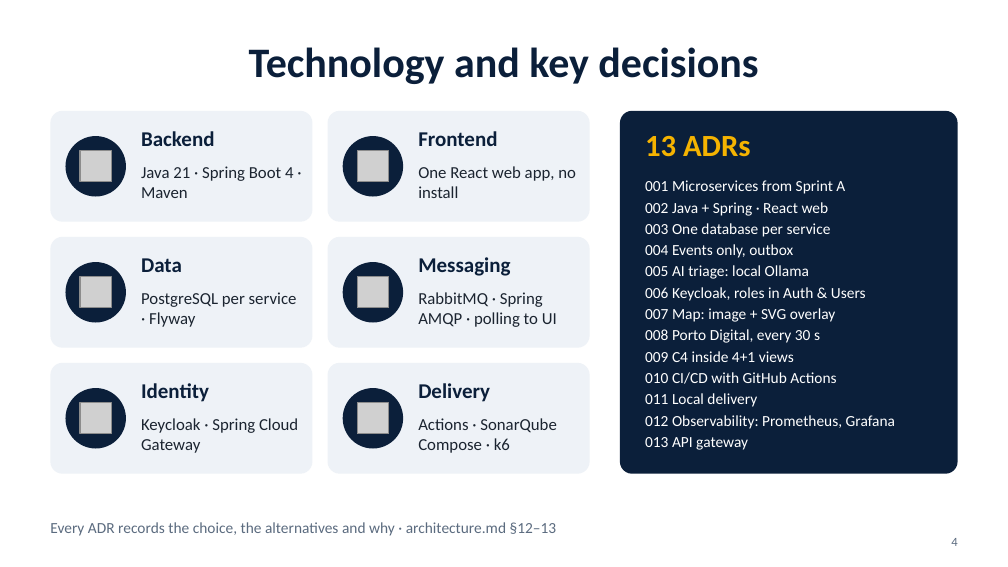
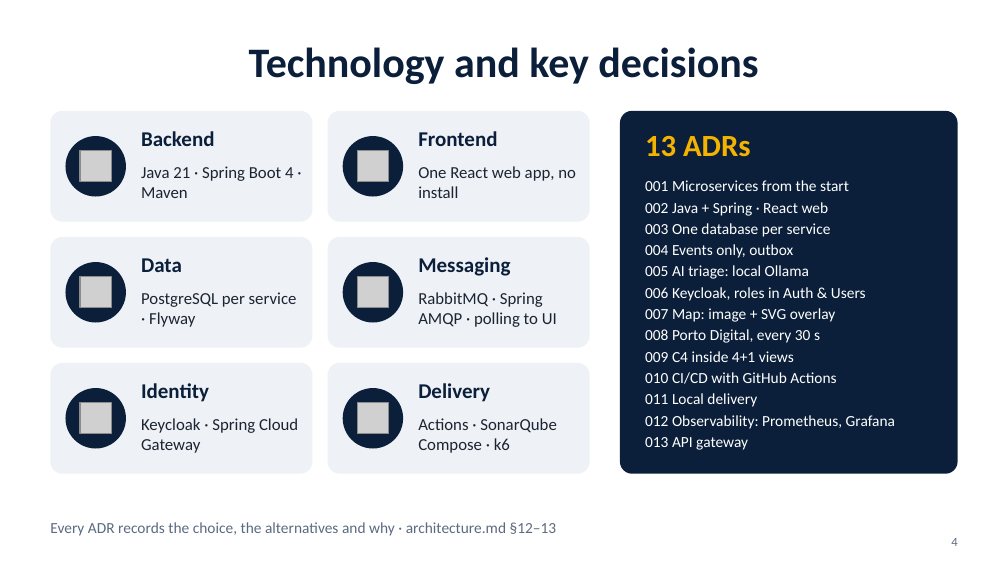
Before and after one commit to tomasoliveira21/LABDSOF, a slide deck: slide 4 of Docs/Presentation/Farol_Sprint_A_PL_Presentation.pptx. Drawn at 1008x567 pixels with LibreOffice and Linux fonts; fonts in the diff are those of the drawing; grey boxes stand for pictures. Boxes give left, top, right and bottom in pixels: in the first picture for what was removed or moved away, otherwise in the second. Text is boxed around its words. In the diff, an @@ line names an element or a change of style, - is before the commit and + after.

```diff
--- a/Docs/Presentation/Farol_Sprint_A_PL_Presentation.pptx
+++ b/Docs/Presentation/Farol_Sprint_A_PL_Presentation.pptx
@@ text at [645, 180, 849, 191]: text changed @@
-001 Microservices from Sprint A
+001 Microservices from the start
```
Also in this commit, not shown: 8 other files.
